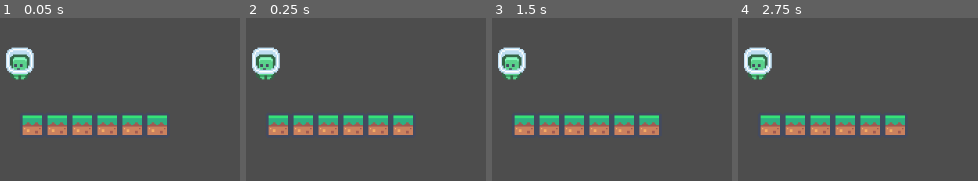
Above: before the commit, frames 1-4 (left to right).
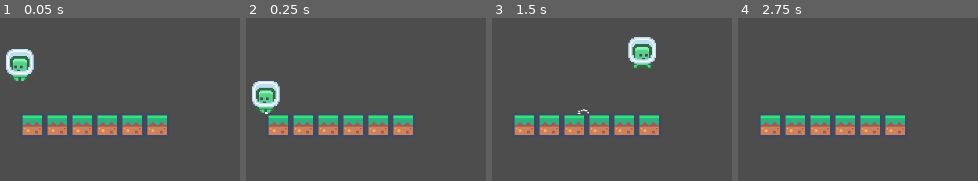
Above: after the commit, the same moments.

Repository: sassani134/GoTut_SimpleFiniteStateMachine
Game: Godot game, scene res://Scenes/fsm_tut.tscn
The game is run twice, just before and just after one commit, with the same random seed, the same clock (stepped at 60 frames per second) and the same inputs. Before the commit the project has no main scene; this scene is started directly in both runs.
Inputs:
- Up to frame 1 (0.05 s): no input
- Up to frame 2 (0.25 s): no input
- Up to frame 3 (1.5 s): tap Enter (ui_accept) at 0.5, 0.6, 0.77, 1.07, 1.35 s; hold Right (ui_right) from 0.53 s (still down)
- Up to frame 4 (2.75 s): tap Enter (ui_accept) at 1.52, 1.82, 2.1 s; release Right (ui_right) at 2.03 s; hold Left (ui_left) from 2.03 s (still down)

The runs differ from the first frame. In frame 1, 1.1% of the frame differs, in the area x 2-15%, y 17-39%; in frame 2, 3.9%; in frame 3, 4.0%, in the area x 2-69%, y 11-59%; in frame 4, 2.0%.

Commit message:
end of tutos

Diff:
--- /dev/null
+++ b/Scenes/cpu_particles_2d.tscn
@@ -0,0 +1,11 @@
+[gd_scene format=3 uid="uid://pgfnt68e7aqw"]
+
+[node name="CPUParticles2D" type="CPUParticles2D"]
+emitting = false
+one_shot = true
+explosiveness = 1.0
+direction = Vector2(0, -1)
+spread = 90.0
+gravity = Vector2(0, 0)
+initial_velocity_min = 5.0
+initial_velocity_max = 10.0
--- a/Scenes/player.tscn
+++ b/Scenes/player.tscn
@@ -1,9 +1,54 @@
-[gd_scene load_steps=9 format=3 uid="uid://d1ibb8dbxf714"]
+[gd_scene load_steps=11 format=3 uid="uid://d1ibb8dbxf714"]
 
 [ext_resource type="Texture2D" uid="uid://bhfwkg4tbyja2" path="res://Assets/Tilemap/tilemap-characters.png" id="1_80lku"]
+[ext_resource type="Script" path="res://Scripts/player.gd" id="1_fq763"]
+[ext_resource type="PackedScene" uid="uid://pgfnt68e7aqw" path="res://Scenes/cpu_particles_2d.tscn" id="2_4pte7"]
 
 [sub_resource type="RectangleShape2D" id="RectangleShape2D_wg7hr"]
 size = Vector2(19, 23)
+
+[sub_resource type="Animation" id="Animation_uq466"]
+length = 0.001
+tracks/0/type = "value"
+tracks/0/imported = false
+tracks/0/enabled = true
+tracks/0/path = NodePath("Sprite2D:frame")
+tracks/0/interp = 1
+tracks/0/loop_wrap = true
+tracks/0/keys = {
+"times": PackedFloat32Array(0),
+"transitions": PackedFloat32Array(1),
+"update": 1,
+"values": [0]
+}
+tracks/1/type = "value"
+tracks/1/imported = false
+tracks/1/enabled = true
+tracks/1/path = NodePath("Sprite2D:position")
+tracks/1/interp = 1
+tracks/1/loop_wrap = true
+tracks/1/keys = {
+"times": PackedFloat32Array(0),
+"transitions": PackedFloat32Array(1),
+"update": 0,
+"values": [Vector2(0, 0)]
+}
+
+[sub_resource type="Animation" id="Animation_h4dso"]
+resource_name = "fall"
+loop_mode = 1
+tracks/0/type = "value"
+tracks/0/imported = false
+tracks/0/enabled = true
+tracks/0/path = NodePath("Sprite2D:frame")
+tracks/0/interp = 1
+tracks/0/loop_wrap = true
+tracks/0/keys = {
+"times": PackedFloat32Array(0),
+"transitions": PackedFloat32Array(1),
+"update": 1,
+"values": [0]
+}
 
 [sub_resource type="Animation" id="Animation_3nv4s"]
 resource_name = "idle"
@@ -33,49 +78,6 @@
 "values": [Vector2(0, 0), Vector2(0, -1)]
 }
 
-[sub_resource type="Animation" id="Animation_uq466"]
-length = 0.001
-tracks/0/type = "value"
-tracks/0/imported = false
-tracks/0/enabled = true
-tracks/0/path = NodePath("Sprite2D:frame")
-tracks/0/interp = 1
-tracks/0/loop_wrap = true
-tracks/0/keys = {
-"times": PackedFloat32Array(0),
-"transitions": PackedFloat32Array(1),
-"update": 1,
-"values": [0]
-}
-tracks/1/type = "value"
-tracks/1/imported = false
-tracks/1/enabled = true
-tracks/1/path = NodePath("Sprite2D:position")
-tracks/1/interp = 1
-tracks/1/loop_wrap = true
-tracks/1/keys = {
-"times": PackedFloat32Array(0),
-"transitions": PackedFloat32Array(1),
-"update": 0,
-"values": [Vector2(0, 0)]
-}
-
-[sub_resource type="Animation" id="Animation_dovev"]
-resource_name = "walk"
-length = 0.2
-tracks/0/type = "value"
-tracks/0/imported = false
-tracks/0/enabled = true
-tracks/0/path = NodePath("Sprite2D:frame")
-tracks/0/interp = 1
-tracks/0/loop_wrap = true
-tracks/0/keys = {
-"times": PackedFloat32Array(0, 0.1),
-"transitions": PackedFloat32Array(1, 1),
-"update": 1,
-"values": [1, 0]
-}
-
 [sub_resource type="Animation" id="Animation_xweqo"]
 resource_name = "jump"
 length = 0.1
@@ -93,8 +95,9 @@
 "values": [1]
 }
 
-[sub_resource type="Animation" id="Animation_h4dso"]
-resource_name = "fall"
+[sub_resource type="Animation" id="Animation_dovev"]
+resource_name = "walk"
+length = 0.2
 loop_mode = 1
 tracks/0/type = "value"
 tracks/0/imported = false
@@ -103,10 +106,10 @@
 tracks/0/interp = 1
 tracks/0/loop_wrap = true
 tracks/0/keys = {
-"times": PackedFloat32Array(0),
-"transitions": PackedFloat32Array(1),
+"times": PackedFloat32Array(0, 0.1),
+"transitions": PackedFloat32Array(1, 1),
 "update": 1,
-"values": [0]
+"values": [1, 0]
 }
 
 [sub_resource type="AnimationLibrary" id="AnimationLibrary_l4e0d"]
@@ -119,6 +122,8 @@
 }
 
 [node name="Player" type="CharacterBody2D"]
+script = ExtResource("1_fq763")
+dust = ExtResource("2_4pte7")
 
 [node name="CollisionShape2D" type="CollisionShape2D" parent="."]
 position = Vector2(0, 0.5)
--- /dev/null
+++ b/Scripts/player.gd
@@ -0,0 +1,109 @@
+extends CharacterBody2D
+
+const SPEED = 100.0
+const JUMP_VELOCITY = -300.0
+const GRAVITY = 1200.0
+
+enum STATE {IDLE, WALK, JUMP, FALL}
+var current_state : STATE
+
+@export var dust : PackedScene
+
+@onready var player_sprite : Sprite2D = $Sprite2D
+@onready var anim_player : AnimationPlayer = $AnimationPlayer
+
+func _ready() -> void:
+	_set_state(STATE.IDLE)
+
+func _physics_process(delta) -> void:
+	_update_state(delta)
+
+func _set_state(new_state: STATE) -> void:
+	if current_state == new_state:
+		return
+	_exit_state()
+	current_state = new_state
+	_enter_state()
+
+func _enter_state() -> void:
+	match current_state:
+		STATE.IDLE:
+			anim_player.play("idle")
+		STATE.WALK:
+			anim_player.play("walk")
+		STATE.JUMP:
+			velocity.y = JUMP_VELOCITY
+			anim_player.play("jump")
+		STATE.FALL:
+			anim_player.play("fall")
+
+func _update_state(delta: float)-> void:
+	var direction = Input.get_axis("ui_left","ui_right")
+	match current_state:
+		STATE.IDLE:
+			if direction:
+				_set_state(STATE.WALK)
+			elif !is_on_floor():
+				_set_state(STATE.FALL)
+			elif Input.is_action_just_pressed("ui_accept"):
+				_set_state(STATE.JUMP)
+
+		STATE.WALK:
+			velocity.x = direction * SPEED
+			if  velocity.x > 0:
+				player_sprite.flip_h = true
+			elif velocity.x < 0:
+				player_sprite.flip_h = false
+
+			if !is_on_floor():
+				_set_state(STATE.FALL)
+			elif  Input.is_action_just_pressed("ui_accept"):
+				_set_state(STATE.JUMP)
+			elif velocity.x == 0:
+				_set_state(STATE.IDLE)
+
+			move_and_slide()
+
+		STATE.JUMP:
+			velocity.x = direction * SPEED
+			if velocity.x > 0:
+				player_sprite.flip_h = true
+			elif velocity.x < 0:
+				player_sprite.flip_h = false
+
+			if !is_on_floor():
+				velocity.y += GRAVITY * delta
+				if velocity.y > 0:
+					_set_state(STATE.FALL)
+
+			move_and_slide()
+
+		STATE.FALL:
+			velocity.x = direction * SPEED
+			if  velocity.x > 0:
+				player_sprite.flip_h = true
+			elif velocity.x < 0:
+				player_sprite.flip_h = false
+
+			if  is_on_floor():
+				_set_state(STATE.IDLE)
+			else:
+				velocity.y += GRAVITY * delta
+
+			move_and_slide()
+
+func _exit_state() -> void :
+	match current_state :
+		STATE.IDLE:
+			pass
+		STATE.WALK:
+			pass
+		STATE.JUMP:
+			pass
+		STATE.FALL:
+			var new_dust : CPUParticles2D = dust.instantiate()
+			get_parent().add_child(new_dust)
+			new_dust.global_position = global_position + Vector2(0,12)
+			new_dust.emitting = true
+			await new_dust.finished
+			new_dust.queue_free()
--- a/project.godot
+++ b/project.godot
@@ -13,5 +13,6 @@
 config/name="GoTut_SimpleFiniteStateMachine"
 config/description="https://www.gotut.net/simple-finite-state-machine-in-godot-4/"
 config/tags=PackedStringArray("tuto")
+run/main_scene="res://Scenes/fsm_tut.tscn"
 config/features=PackedStringArray("4.2", "Forward Plus")
 config/icon="res://icon_color.png.webp"
